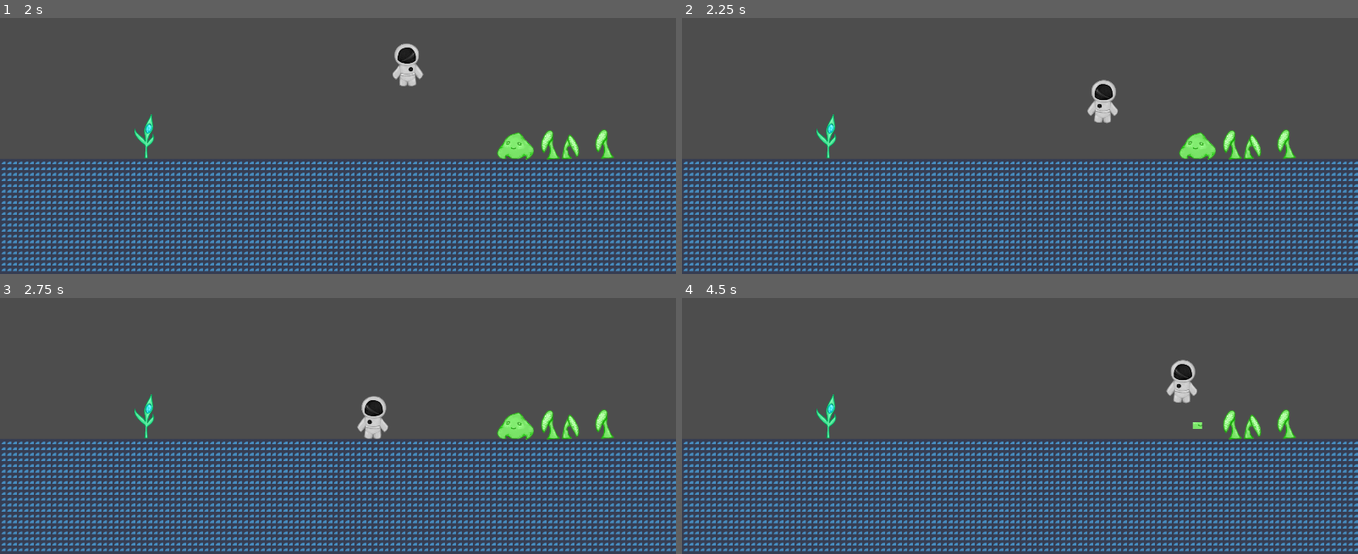
Above: before the commit, frames 1-4 (two rows, left to right).
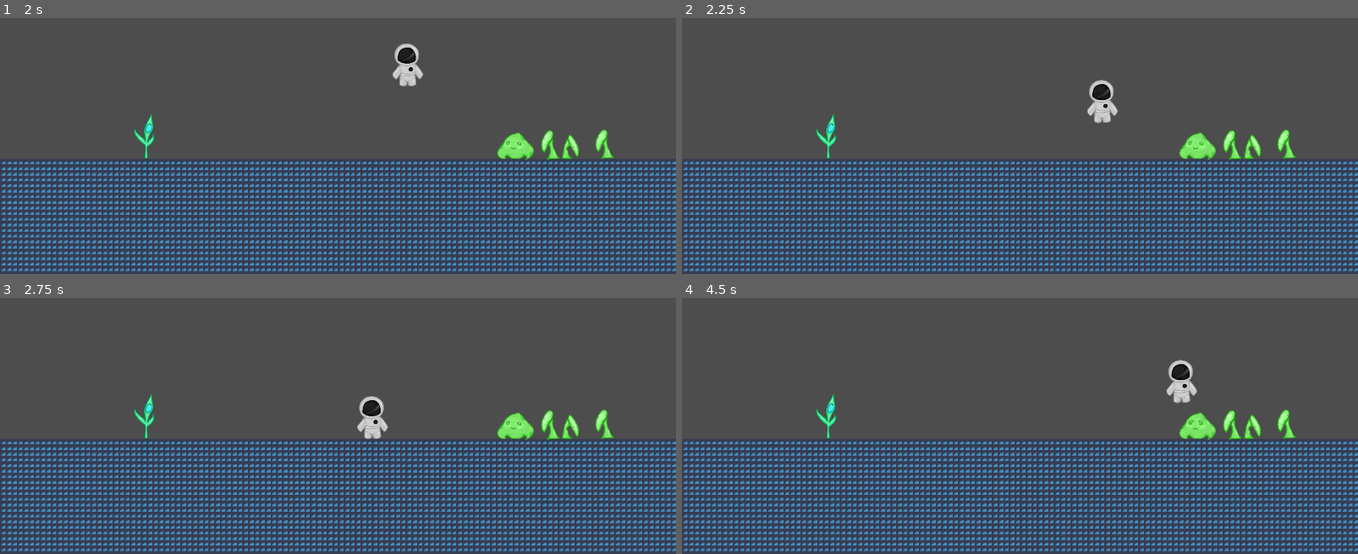
Above: after the commit, the same moments.

Repository: 7riciu/out-of-space
Game: Godot game, scene res://scenes/game.tscn
The game is run twice, just before and just after one commit, with the same random seed, the same clock (stepped at 60 frames per second) and the same inputs. The engine's default icon, where the game draws it, is replaced by a stand-in: a white triangle on a blue panel in a dark square.
Inputs:
- Up to frame 1 (2 s): tap Enter at 0.5 s; hold D (Right) from 0.53 s (still down); tap Alt at 0.6 s; tap Space (Jump) at 0.77, 1.52 s; tap Shift at 1.35 s
- Up to frame 2 (2.25 s): release D (Right) at 2.03 s; hold A (Left) from 2.03 s (still down); tap Alt at 2.1 s
- Up to frame 3 (2.75 s): keep holding A (Left)
- Up to frame 4 (4.5 s): release A (Left) at 2.78 s; hold D (Right) 2.78-4.28 s; tap Shift at 2.85, 4.35 s; tap Space (Jump) at 3.02, 3.77 s; tap Alt at 3.6 s; hold A (Left) from 4.28 s (still down)

Frame 1 is identical in both runs. In frame 2, 0.2% of the frame differs, in the area x 59-65%, y 24-42%; in frame 3, 0.2%; in frame 4, 0.6%, in the area x 71-79%, y 24-56%.

Commit message:
Added a shoot animation and funcionality that kills player

Diff:
--- a/scenes/slime.tscn
+++ b/scenes/slime.tscn
@@ -1,16 +1,18 @@
-[gd_scene load_steps=10 format=3 uid="uid://cu4qowh6yclp5"]
+[gd_scene load_steps=12 format=3 uid="uid://cu4qowh6yclp5"]
 
 [ext_resource type="Texture2D" uid="uid://dt7a8ab6k8cyx" path="res://assets/slime.png" id="1_371uh"]
 [ext_resource type="Script" uid="uid://coj1hpw0wa4fv" path="res://scripts/slime.gd" id="1_n6pvg"]
+[ext_resource type="Texture2D" uid="uid://co3jbdk616ui" path="res://assets/slime_angry.png" id="2_2npkn"]
+[ext_resource type="Texture2D" uid="uid://iypbhw5koxo1" path="res://assets/slime_attack.png" id="3_fd6lc"]
 [ext_resource type="Script" uid="uid://dlb5u1mxlg7lh" path="res://scripts/slime_area.gd" id="3_pjw23"]
 
-[sub_resource type="AtlasTexture" id="AtlasTexture_n6pvg"]
-atlas = ExtResource("1_371uh")
-region = Rect2(26, 38, 26, 19)
+[sub_resource type="AtlasTexture" id="AtlasTexture_gstla"]
+atlas = ExtResource("2_2npkn")
+region = Rect2(0, 0, 106, 78)
 
-[sub_resource type="AtlasTexture" id="AtlasTexture_pjw23"]
-atlas = ExtResource("1_371uh")
-region = Rect2(26, 19, 26, 19)
+[sub_resource type="AtlasTexture" id="AtlasTexture_v5wyi"]
+atlas = ExtResource("3_fd6lc")
+region = Rect2(0, 0, 106, 78)
 
 [sub_resource type="AtlasTexture" id="AtlasTexture_p2gj0"]
 atlas = ExtResource("1_371uh")
@@ -20,7 +22,7 @@
 animations = [{
 "frames": [{
 "duration": 1.0,
-"texture": SubResource("AtlasTexture_n6pvg")
+"texture": SubResource("AtlasTexture_gstla")
 }],
 "loop": true,
 "name": &"angry",
@@ -28,7 +30,7 @@
 }, {
 "frames": [{
 "duration": 1.0,
-"texture": SubResource("AtlasTexture_pjw23")
+"texture": SubResource("AtlasTexture_v5wyi")
 }],
 "loop": true,
 "name": &"attack",
@@ -54,7 +56,7 @@
 
 [node name="AnimatedSprite2D" type="AnimatedSprite2D" parent="."]
 sprite_frames = SubResource("SpriteFrames_srws1")
-animation = &"angry"
+animation = &"attack"
 autoplay = "idle"
 
 [node name="CollisionShape2D" type="CollisionShape2D" parent="."]
--- a/scenes/slime_splash.tscn
+++ b/scenes/slime_splash.tscn
@@ -1,6 +1,7 @@
-[gd_scene load_steps=5 format=3 uid="uid://co4uft4qm6kf4"]
+[gd_scene load_steps=9 format=3 uid="uid://co4uft4qm6kf4"]
 
 [ext_resource type="Texture2D" uid="uid://dc3i3l88vt6uv" path="res://assets/slime_splash.png" id="1_2e28q"]
+[ext_resource type="Script" uid="uid://bcp86nmiwvbde" path="res://scripts/slime_splash.gd" id="1_sc6hf"]
 
 [sub_resource type="AtlasTexture" id="AtlasTexture_sc6hf"]
 atlas = ExtResource("1_2e28q")
@@ -20,7 +21,69 @@
 [sub_resource type="CircleShape2D" id="CircleShape2D_88nlx"]
 radius = 11.0
 
+[sub_resource type="Animation" id="Animation_2e28q"]
+resource_name = "shoot"
+length = 3.0
+tracks/0/type = "value"
+tracks/0/imported = false
+tracks/0/enabled = true
+tracks/0/path = NodePath("AnimatedSprite2D:position")
+tracks/0/interp = 1
+tracks/0/loop_wrap = true
+tracks/0/keys = {
+"times": PackedFloat32Array(0, 3),
+"transitions": PackedFloat32Array(1, 1),
+"update": 0,
+"values": [Vector2(0, 0), Vector2(-60, 0)]
+}
+tracks/1/type = "value"
+tracks/1/imported = false
+tracks/1/enabled = true
+tracks/1/path = NodePath("CollisionShape2D:position")
+tracks/1/interp = 1
+tracks/1/loop_wrap = true
+tracks/1/keys = {
+"times": PackedFloat32Array(0, 3),
+"transitions": PackedFloat32Array(1, 1),
+"update": 0,
+"values": [Vector2(0, 0), Vector2(-60, 0)]
+}
+
+[sub_resource type="Animation" id="Animation_sc6hf"]
+length = 0.001
+tracks/0/type = "value"
+tracks/0/imported = false
+tracks/0/enabled = true
+tracks/0/path = NodePath("AnimatedSprite2D:position")
+tracks/0/interp = 1
+tracks/0/loop_wrap = true
+tracks/0/keys = {
+"times": PackedFloat32Array(0),
+"transitions": PackedFloat32Array(1),
+"update": 0,
+"values": [Vector2(0, 0)]
+}
+tracks/1/type = "value"
+tracks/1/imported = false
+tracks/1/enabled = true
+tracks/1/path = NodePath("CollisionShape2D:position")
+tracks/1/interp = 1
+tracks/1/loop_wrap = true
+tracks/1/keys = {
+"times": PackedFloat32Array(0),
+"transitions": PackedFloat32Array(1),
+"update": 0,
+"values": [Vector2(0, 0)]
+}
+
+[sub_resource type="AnimationLibrary" id="AnimationLibrary_88nlx"]
+_data = {
+&"RESET": SubResource("Animation_sc6hf"),
+&"shoot": SubResource("Animation_2e28q")
+}
+
 [node name="Area2D" type="Area2D"]
+script = ExtResource("1_sc6hf")
 
 [node name="AnimatedSprite2D" type="AnimatedSprite2D" parent="."]
 sprite_frames = SubResource("SpriteFrames_mol0a")
@@ -28,3 +91,9 @@
 
 [node name="CollisionShape2D" type="CollisionShape2D" parent="."]
 shape = SubResource("CircleShape2D_88nlx")
+
+[node name="AnimationPlayer" type="AnimationPlayer" parent="."]
+libraries = {
+&"": SubResource("AnimationLibrary_88nlx")
+}
+autoplay = "shoot"
--- a/scripts/player.gd
+++ b/scripts/player.gd
@@ -1,16 +1,12 @@
 extends CharacterBody2D
 
-@export var speed : int = 300
+@export var speed = 300
 @export_range(0, 1) var deceleration = 0.1
 @export_range(0, 1) var acceleration = 0.1
+@export var jump_force = -650
+@export var gravity = 800
 
-@export var jump_force : int = -650
-
-@export var gravity : int = 800
-
-@export var max_health = 100
-@export var heart_count = 3
-@onready var player_health = max_health
+@export var health = 10
 
 @export var attack_power = 20
 @onready var is_attacking = false
@@ -20,29 +16,17 @@
 @onready var attack_area = $Area2D
 
 func _physics_process(delta):
-
-	# Move left-right
 	var direction = Input.get_axis("Left", "Right")
-
 	if direction:
 		velocity.x = move_toward(velocity.x, direction * speed, speed * acceleration)
 	else:
 		velocity.x = move_toward(velocity.x, 0, speed * deceleration)
-
-	# Flip around
-	if direction == 1:
-		player_sprite.flip_h = false
-	elif direction == -1:
-		player_sprite.flip_h = true
-
 	# Gravity
 	if not is_on_floor():
 		velocity.y += gravity * delta
-
 	# Jump
 	if Input.is_action_just_pressed("Jump") and is_on_floor():
 		velocity.y = jump_force
-
 	# Animation
 	if not is_on_floor():
 		player_sprite.play("idle")
@@ -52,4 +36,9 @@
 		player_sprite.play("idle")
 	else:
 		player_sprite.play("idle")
+
 	move_and_slide()
+
+func _process(_delta: float) -> void:
+	if health <= 0:
+		queue_free()
--- a/scripts/slime.gd
+++ b/scripts/slime.gd
@@ -3,6 +3,7 @@
 @onready var slime_area = get_tree().get_first_node_in_group("slime_area")
 @onready var player = get_tree().get_first_node_in_group("player")
 @onready var slime_splash_scene = preload("res://scenes/slime_splash.tscn")
+@onready var slime_splash_animation = get_tree().get_first_node_in_group("slime_splash_animation")
 @onready var slime_splash_instance = null
 @onready var happy = false
 
@@ -14,8 +15,8 @@
 			$AnimatedSprite2D.play("attack")
 			if slime_splash_instance == null:
 				slime_splash_instance = slime_splash_scene.instantiate()
+				slime_splash_instance.position = self.position
 				get_tree().current_scene.add_child(slime_splash_instance)
-				slime_splash_instance.position = self.position + Vector2(25, 0)
 		if happy:
 			$AnimatedSprite2D.play("idle")
 	else:
--- /dev/null
+++ b/scripts/slime_splash.gd
@@ -0,0 +1,21 @@
+extends Area2D
+
+@onready var player = get_tree().get_first_node_in_group("player")
+var can_interact = false
+
+func _ready() -> void:
+	self.body_entered.connect(on_body_entered)
+	self.body_exited.connect(on_body_exited)
+	$AnimationPlayer.play("shoot")
+
+func _process(_delta: float) -> void:
+	if can_interact:
+		player.health -= 10
+
+func on_body_entered(body):
+	if body.is_in_group("player"):
+		can_interact = true
+
+func on_body_exited(body):
+	if body.is_in_group("player"):
+		can_interact = false
Not shown, added: scripts/slime_splash.gd.uid
